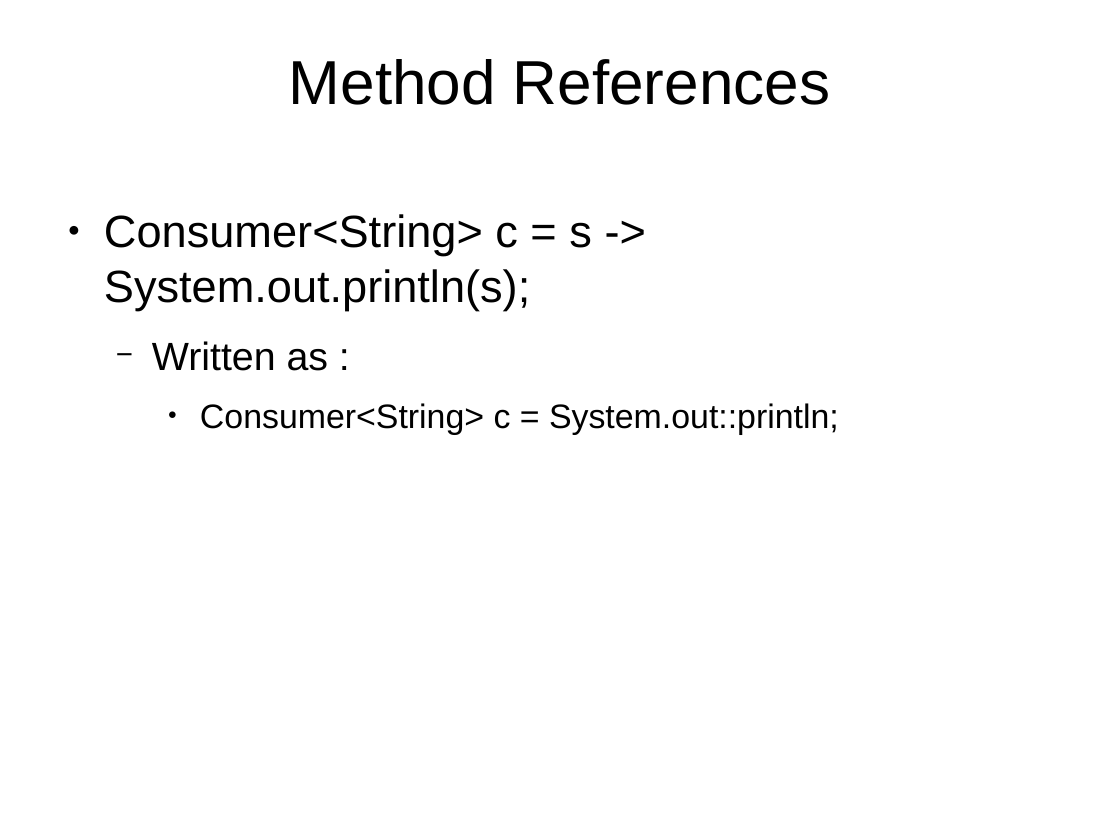
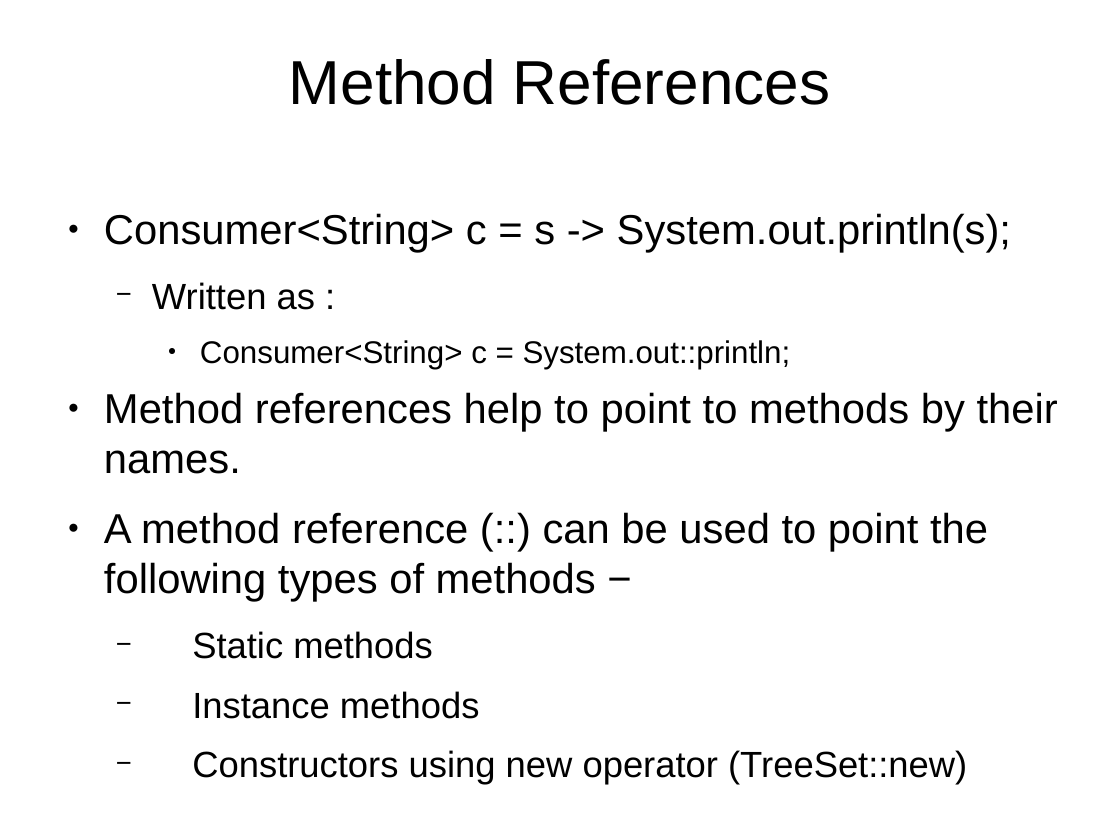
Before and after one commit to shikha-desai/Internship_PreWork, a slide deck: slide 79 of Java/Java_Notes.odp. Drawn at 1120x840 pixels with LibreOffice and Linux fonts; fonts in the diff are those of the drawing; background and template pictures are left out. Boxes give left, top, right and bottom in pixels: in the first picture for what was removed or moved away, otherwise in the second. Text is boxed around its words. In the diff, an @@ line names an element or a change of style, - is before the commit and + after.

```diff
--- a/Java/Java_Notes.odp
+++ b/Java/Java_Notes.odp
@@ text at bbox=[104, 213, 1011, 369]: size 32 to 29.6 pt in "Consumer<String> c = s -> System.out.println(s);"; size 27.9 to 25.8 pt in "Written as :"; size 24 to 22.2 pt in "Consumer<String> c = System.out::println;" @@
@@ text at bbox=[104, 392, 1058, 785]: paragraphs added @@
+● Method references help to point to methods by their names.
+● A method reference (::) can be used to point the following types of methods −
+  − Static methods
+  − Instance methods
+  − Constructors using new operator (TreeSet::new)
```
Also in this commit, not shown: 1 other slide changed, 11 slides added, 1 other file.
